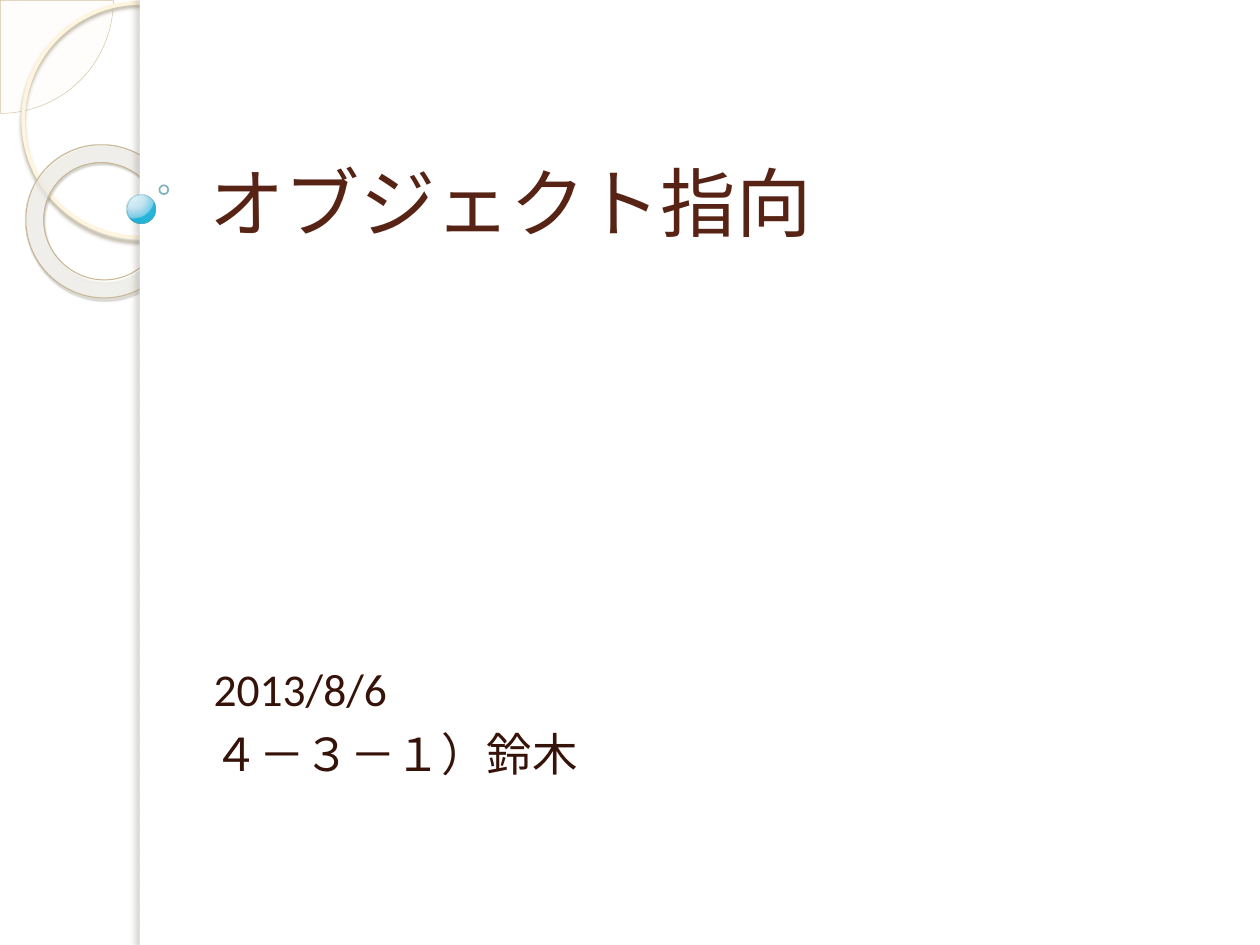
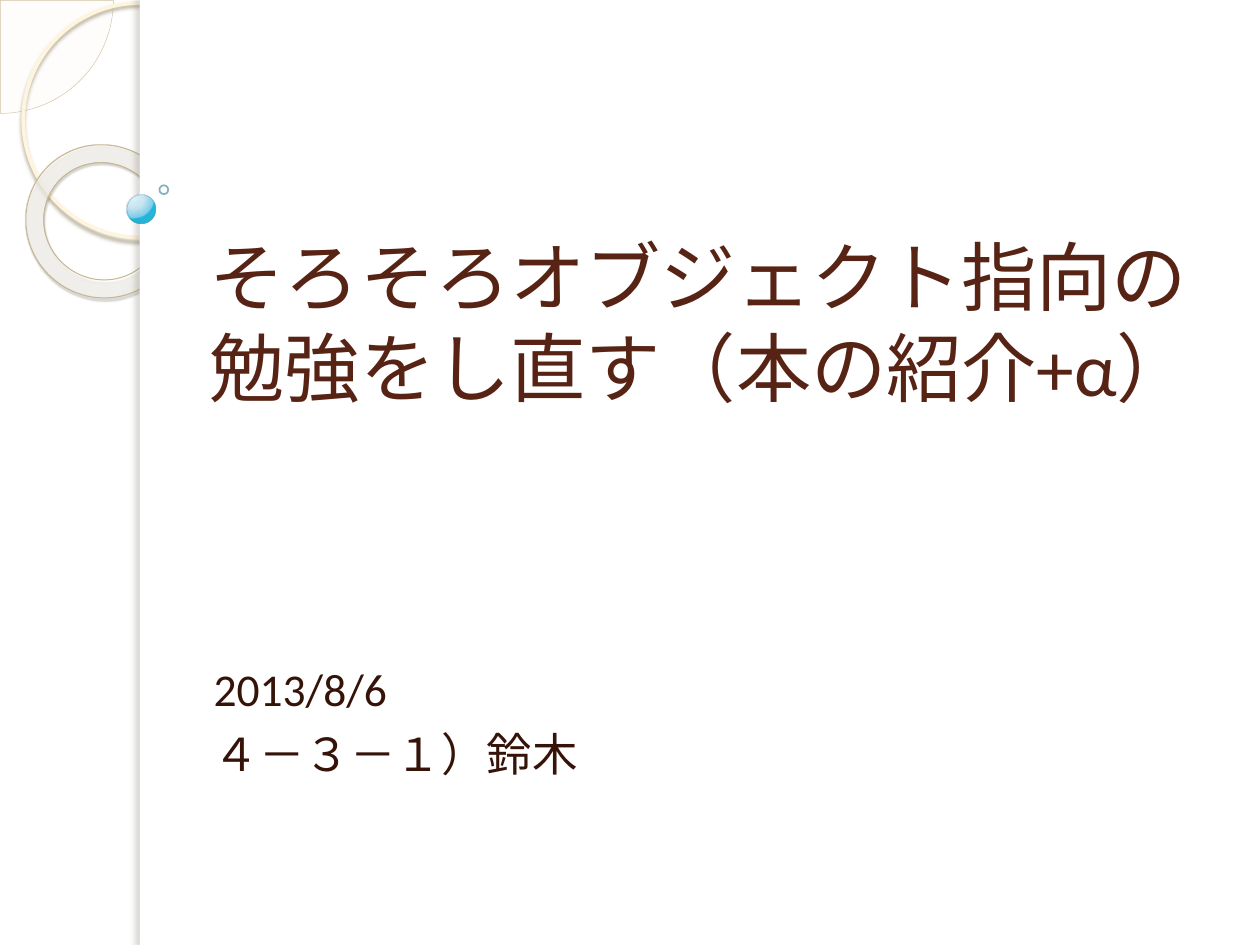
Before and after one commit to yuridonus/FEstudy, a slide deck: slide 1 of objectStudy.pptx. Drawn at 1260x945 pixels with LibreOffice and Linux fonts; fonts in the diff are those of the drawing; background and template pictures are left out. Boxes give left, top, right and bottom in pixels: in the first picture for what was removed or moved away, otherwise in the second. Text is boxed around its words. In the diff, an @@ line names an element or a change of style, - is before the commit and + after.

```diff
--- a/objectStudy.pptx
+++ b/objectStudy.pptx
@@ title at (x1=210, y1=240, x2=1192, y2=403): text changed @@
-オブジェクト指向
+そろそろオブジェクト指向の勉強をし直す（本の紹介+α）
```
Also in this commit, not shown: 12 other slides changed, 15 slides added, 5 slides removed.
